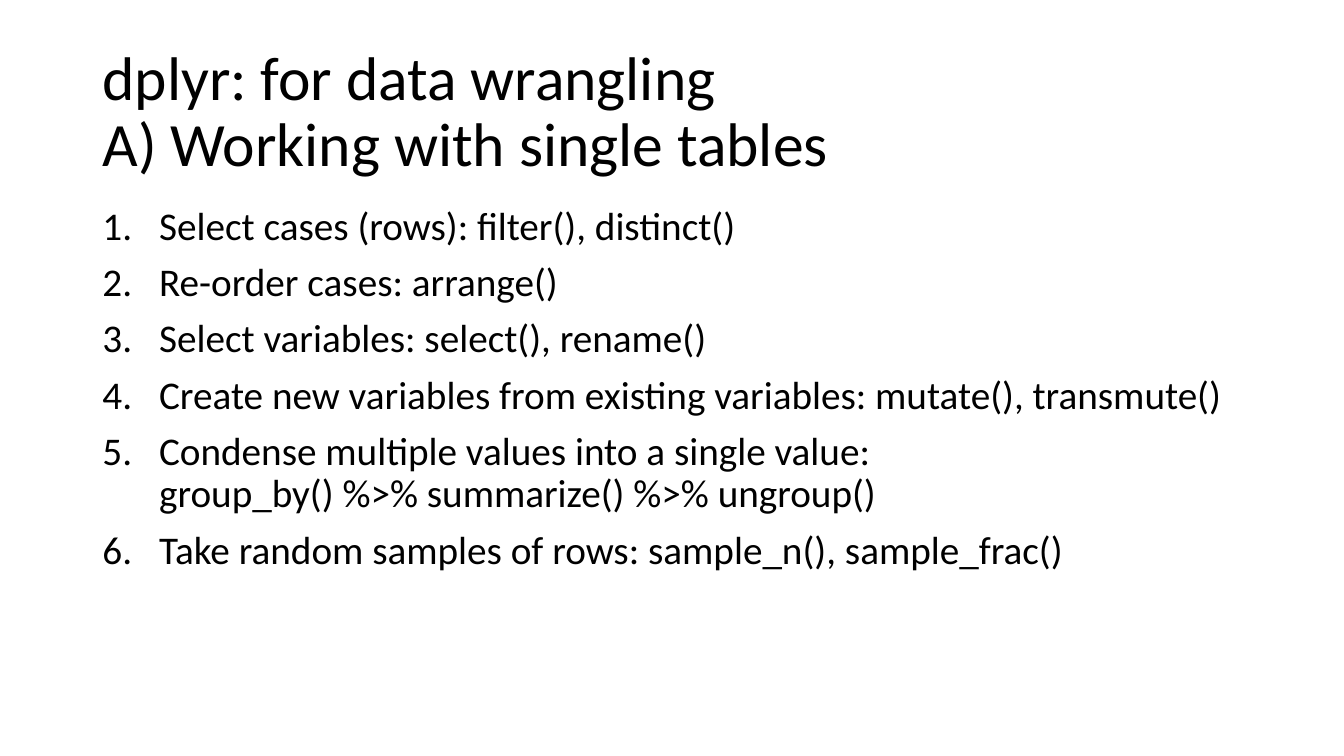
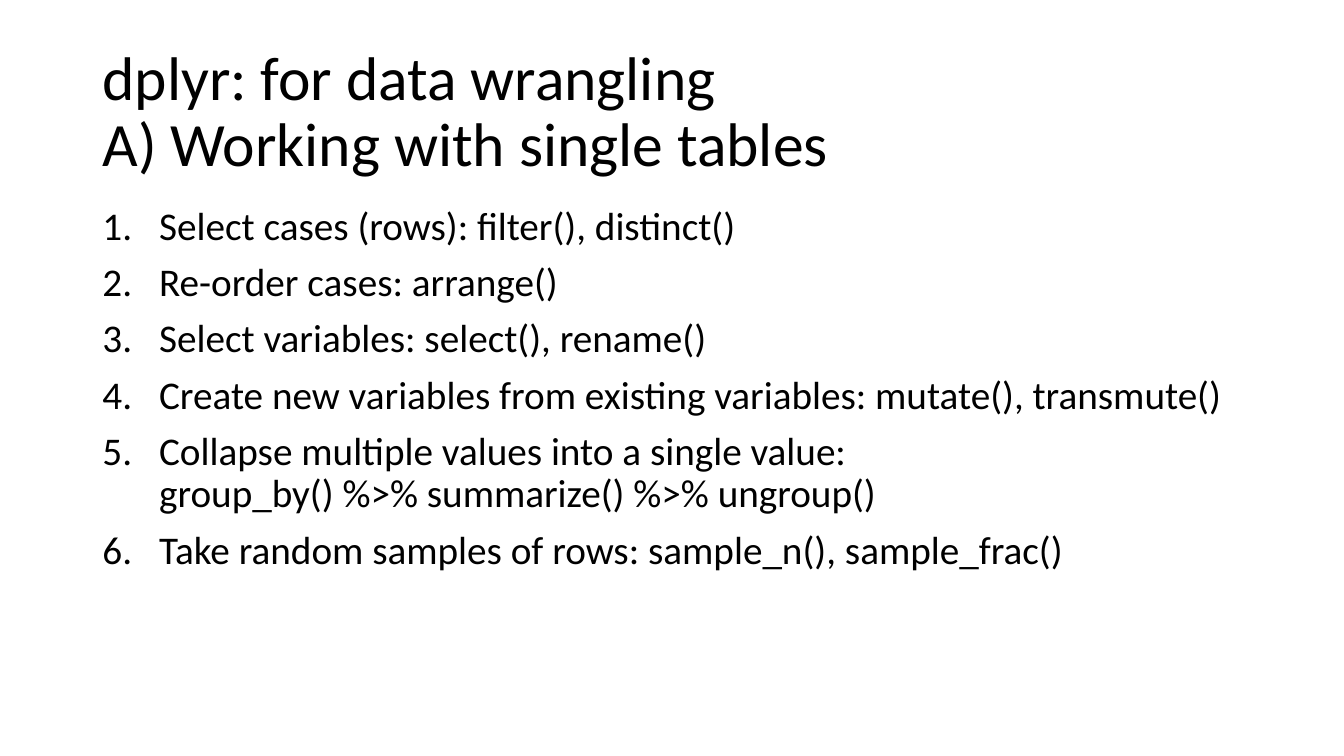
Before and after one commit to clward/tidyverseIntro, a slide deck: slide 19 of tidyverse.pptx (slide 17 before the commit). Drawn at 1344x756 pixels with LibreOffice and Linux fonts; fonts in the diff are those of the drawing. Boxes give left, top, right and bottom in pixels: in the first picture for what was removed or moved away, otherwise in the second. Text is boxed around its words. In the diff, an @@ line names an element or a change of style, - is before the commit and + after.

```diff
--- a/tidyverse.pptx
+++ b/tidyverse.pptx
@@ text at <box>159,437,876,514</box>: text changed @@
-5. Condense multiple values into a single value:
-   group_by() %>% summarize() %>% ungroup()
+5. Collapse multiple values into a single value:
+   group_by() %>% summarize() %>% ungroup()
```
Also in this commit, not shown: 5 other slides changed, 2 slides added, 1 other file.
